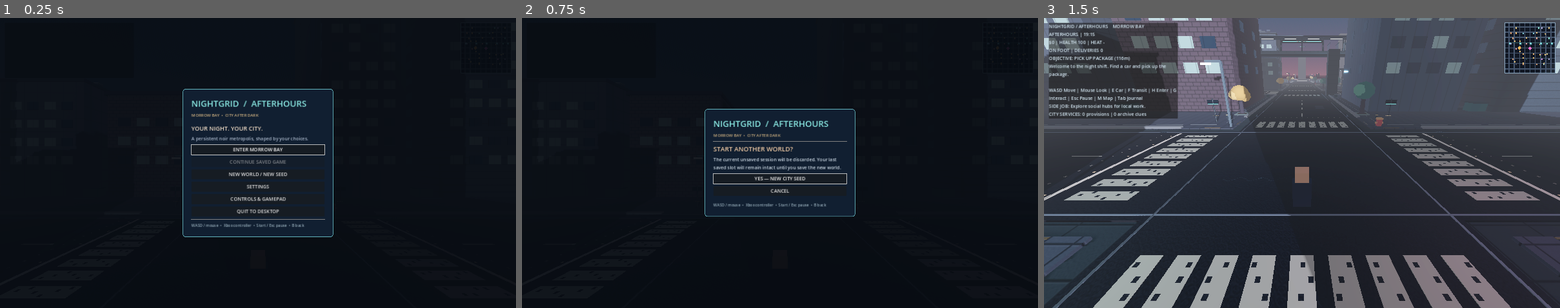
Above: before the commit, frames 1-3 (left to right).
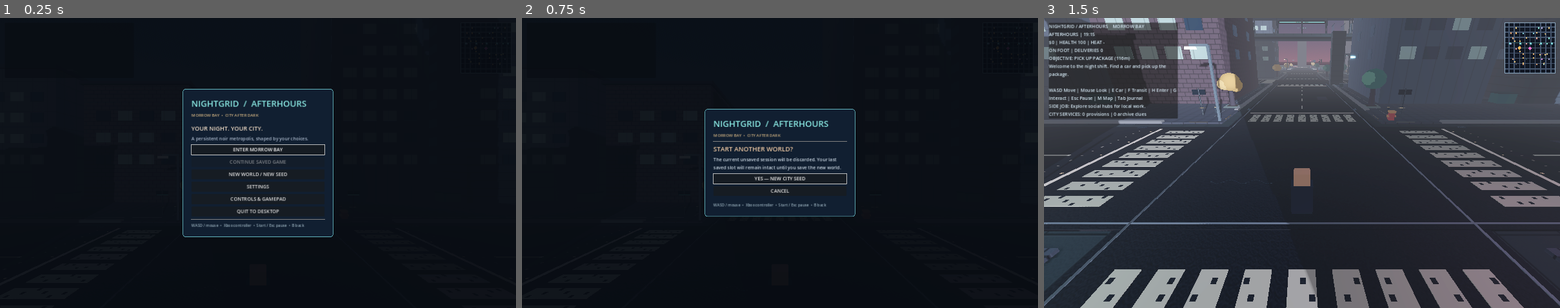
Above: after the commit, the same moments.

Repository: ProhibitedTV/NightGrid-Afterhours
Game: Godot game, scene res://scenes/main.tscn
Same seed, same stepped clock (60 frames per second), same inputs: the game is played once before the commit and once after it.
Inputs:
- Up to frame 1 (0.25 s): no input
- Up to frame 2 (0.75 s): click "NEW WORLD / NEW SEED" at 0.5 s
- Up to frame 3 (1.5 s): click "YES — NEW CITY SEED" at 1.25 s

The runs differ from the first frame. In frame 3, 24% of the frame differs, in the area x 0-100%, y 0-100%.

Commit message:
Eliminate 950m interior-exit camera flythrough and add physics-clipped third-person orbit with snap on teleports

Diff:
--- a/scripts/world.gd
+++ b/scripts/world.gd
@@ -289,11 +289,7 @@
 			_close_venue()
 	if current_car == null and current_transit == null:
 		player.set("camera_yaw", yaw)
-	var focus := actor.global_position + Vector3.UP * (1.65 if current_car != null or current_transit != null else 1.45)
-	var camera_distance := 3.0 if indoors else (21.0 if transit_kind == "TRAIN" else (15.0 if transit_kind == "BUS" else (13.0 if current_car != null else 7.5)))
-	var camera_offset := Vector3(0.0, sin(pitch) * camera_distance, cos(pitch) * camera_distance).rotated(Vector3.UP, yaw)
-	camera.global_position = camera.global_position.lerp(focus + camera_offset, minf(delta * 7.0, 1.0))
-	camera.look_at(focus, Vector3.UP)
+	_update_camera(delta, false)
 	if not indoors and current_transit == null and actor.global_position.distance_to(mission_position) < 5.3:
 		_advance_mission()
 	if (actor.global_position.y < -15.0 or not indoors and
@@ -325,6 +321,64 @@
 		return current_transit
 	return current_car if current_car != null else player
 
+# The former chase camera always interpolated over the full world distance.
+# Interiors are in a dedicated scene at (950, 950); on H exit this exposed the
+# empty space between it and the city for many frames. A spatial discontinuity
+# now snaps the camera, while regular following is collision-constrained.
+func _camera_focus() -> Vector3:
+	var actor := _actor()
+	return actor.global_position + Vector3.UP * (
+		1.65 if current_car != null or current_transit != null else 1.45)
+
+func _camera_goal() -> Vector3:
+	var distance := (3.0 if interiors.call("is_inside") else
+		(21.0 if transit_kind == "TRAIN" else
+		(15.0 if transit_kind == "BUS" else
+		(13.0 if current_car != null else 7.5))))
+	return _camera_focus() + Vector3(0.0, sin(pitch) * distance,
+		cos(pitch) * distance).rotated(Vector3.UP, yaw)
+
+func _camera_clearance(focus: Vector3, target: Vector3) -> Vector3:
+	# Physics-backed camera arm. The camera never goes THROUGH a collidable
+	# building or a venue wall, even when the player rotates next to it.
+	var distance := focus.distance_to(target)
+	if distance < 0.001:
+		return target
+	var ignored: Array[RID] = [player.get_rid()]
+	if current_car != null:
+		ignored.append(current_car.get_rid())
+	if current_transit is CollisionObject3D:
+		ignored.append((current_transit as CollisionObject3D).get_rid())
+	var query := PhysicsRayQueryParameters3D.create(focus, target)
+	query.exclude = ignored
+	query.collision_mask = 1
+	query.collide_with_areas = false
+	var obstruction: Dictionary = get_world_3d().direct_space_state.intersect_ray(query)
+	if obstruction.is_empty():
+		return target
+	# Keep the camera in front of the wall; minimum 0.65m from focus.
+	var hit: Vector3 = obstruction["position"]
+	var safe_distance := maxf(0.65, focus.distance_to(hit) - 0.38)
+	return focus + (target - focus).normalized() * minf(distance, safe_distance)
+
+func _update_camera(delta: float, teleport: bool = false) -> void:
+	if camera == null or not is_instance_valid(player):
+		return
+	var focus := _camera_focus()
+	var goal := _camera_clearance(focus, _camera_goal())
+	var distance_to_goal := camera.global_position.distance_to(goal)
+	# Suppress stale camera positions after a save-load or streaming jump
+	# even when teleport was triggered through another system.
+	if teleport or distance_to_goal > 35.0:
+		camera.global_position = goal
+	else:
+		var smoothed := camera.global_position.lerp(goal, minf(delta * 7.0, 1.0))
+		camera.global_position = _camera_clearance(focus, smoothed)
+	camera.look_at(focus, Vector3.UP)
+
+func _snap_camera() -> void:
+	_update_camera(0.0, true)
+
 func _toggle_car() -> void:
 	if venue_panel != null and venue_panel.visible:
 		_close_venue()
@@ -437,6 +491,8 @@
 		if is_instance_valid(officer):
 			officer.queue_free()
 	officers.clear()
+	city_details.call("set_focus", player.global_position)
+	_snap_camera()
 	_notify("Back at the safehouse. Medical and towing fee: up to $100.")
 
 func _notify(message: String) -> void:
@@ -814,6 +870,7 @@
 	if not interiors.call("is_inside"):
 		city_details.call("set_focus", player.global_position)
 	_set_mission_target(DROPOFFS[deliveries % DROPOFFS.size()] if carrying else PICKUPS[deliveries % PICKUPS.size()], carrying)
+	_snap_camera()
 	_notify("Save loaded. Seed %d; Morrow Bay restored." % int(session.get("world_seed")))
 
 func _toggle_interior() -> void:
@@ -823,10 +880,11 @@
 			return
 		_close_venue()
 		var return_position: Vector3 = interiors.call("leave")
+		# Rebuild the actual collision district BEFORE returning the player.
+		city_details.call("set_focus", return_position)
 		player.global_position = return_position
 		player.velocity = Vector3.ZERO
-		camera.global_position = player.global_position + Vector3(0.0, 3.0, 5.0)
-		city_details.call("set_focus", return_position)
+		_snap_camera()
 		_notify("Back on the street. Your saved city is exactly where you left it.")
 		return
 	if current_car != null or current_transit != null:
@@ -851,7 +909,7 @@
 	_close_venue()
 	player.global_position = interiors.call("enter", site, group, old_position)
 	player.velocity = Vector3.ZERO
-	camera.global_position = player.global_position + Vector3(0.0, 3.0, 5.0)
+	_snap_camera()
 	_notify("Inside %s. Approach the service counter with G; H exits at the doorway." % str(site["name"]))
 
 func _toggle_interaction() -> void:
@@ -1274,7 +1332,8 @@
 	camera = Camera3D.new()
 	camera.name = "ThirdPersonCamera"
 	camera.current = true
-	camera.fov = 76.0
+	camera.fov = 68.0
+	camera.near = 0.08
 	camera.far = 720.0
 	camera.position = PLAYER_START + Vector3(0.0, 5.0, 8.0)
 	add_child(camera)
